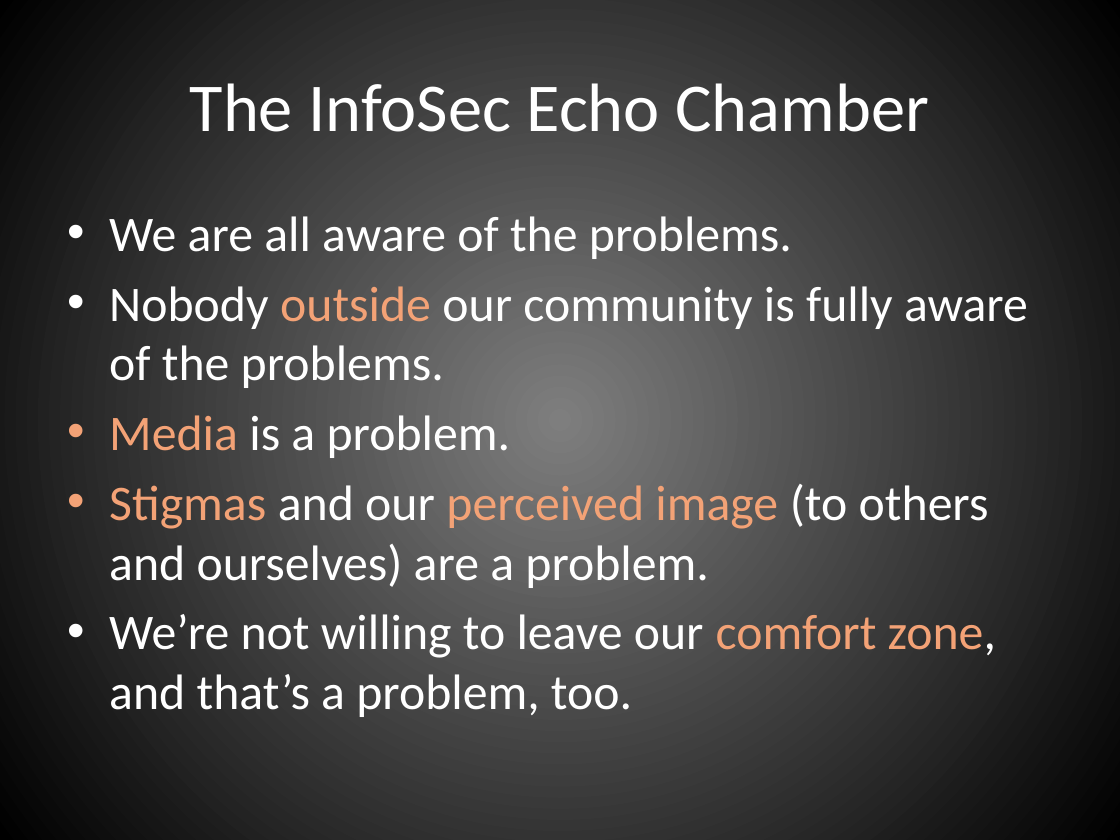
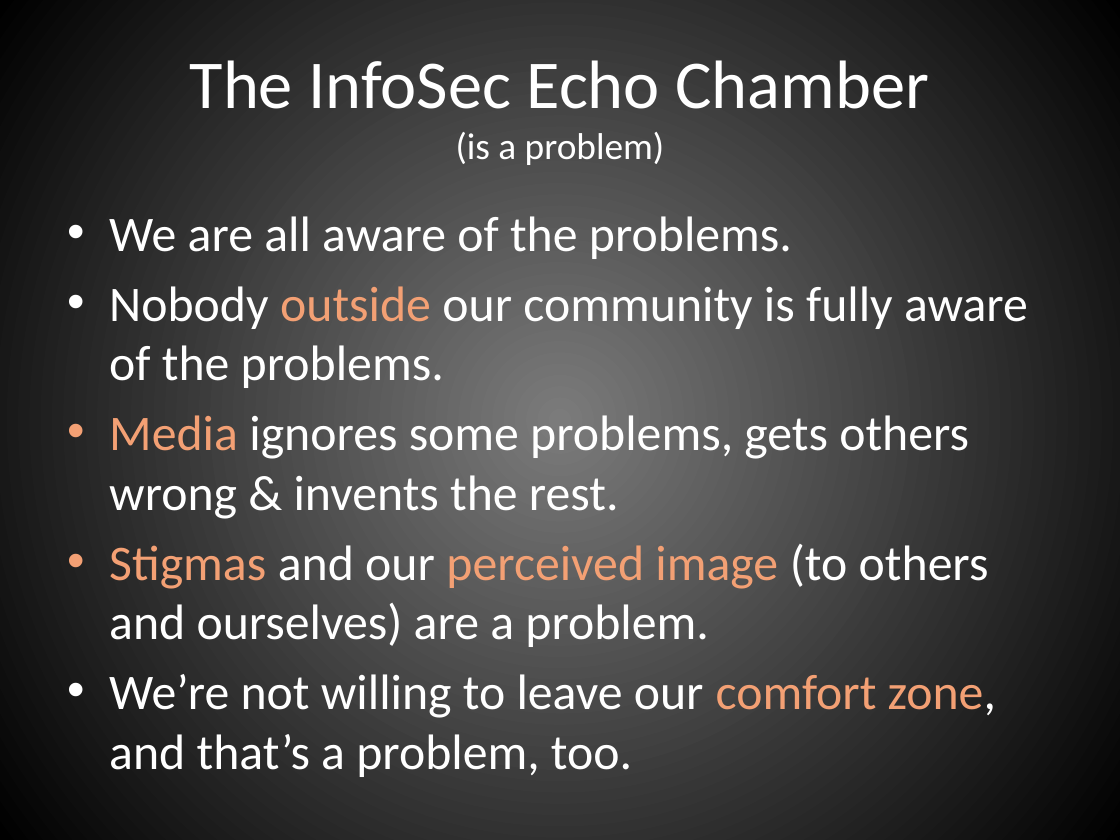
Before and after one commit to johnnyxmas/Talk_Decks, a slide deck: slide 4 of 2016/CypherCon/You're Right, This Sucks.pptx. Drawn at 1120x840 pixels with LibreOffice and Linux fonts; fonts in the diff are those of the drawing. Boxes give left, top, right and bottom in pixels: in the first picture for what was removed or moved away, otherwise in the second. Text is boxed around its words. In the diff, an @@ line names an element or a change of style, - is before the commit and + after.

```diff
--- a/2016/CypherCon/You're Right, This Sucks.pptx
+++ b/2016/CypherCon/You're Right, This Sucks.pptx
@@ background gradient #7F7F7F to #000000 to gradient #7B7B7B to #000000 @@
@@ title at [190,60,929,165]: text changed @@
-The InfoSec Echo Chamber
+The InfoSec Echo Chamber
+(is a problem)
@@ text at [109,216,1028,777]: text colour #F3A276 to #F3A074 in "outside", "Stigmas perceived image", "comfort zone,"; less space between paragraphs @@
@@ text at [109,415,969,519]: text changed @@
-• Media is a problem.
+• Media ignores some problems, gets others wrong & invents the rest.
```
Also in this commit, not shown: 17 other slides changed, 2 slides added, 4 slides removed.
